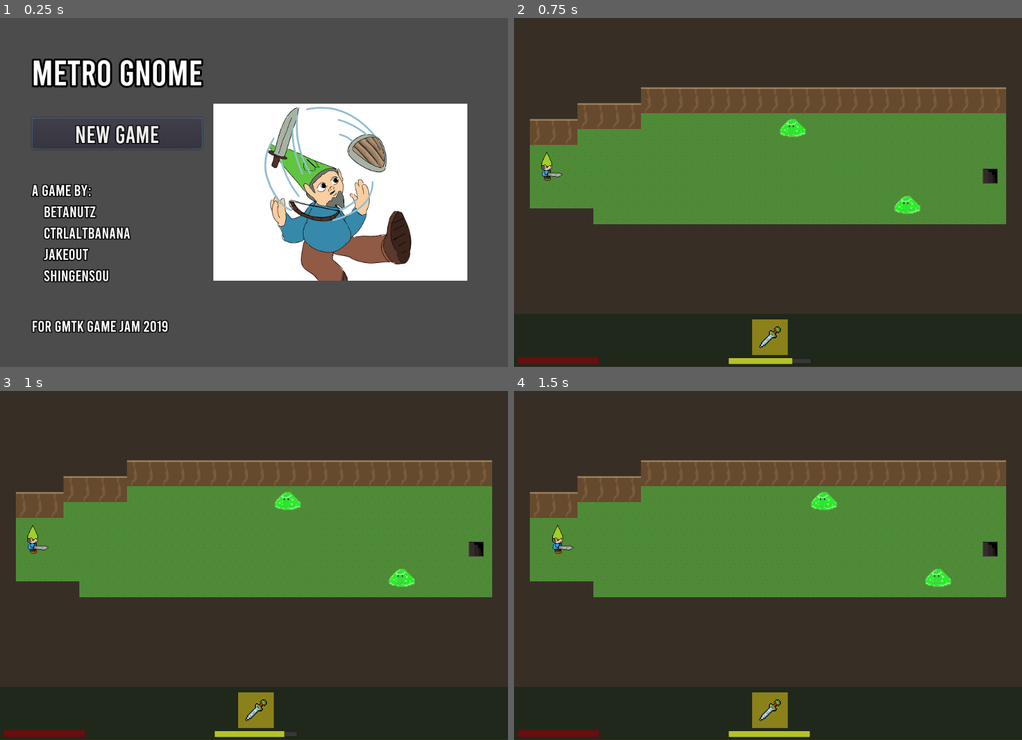
Above: before the commit, frames 1-4 (two rows, left to right).
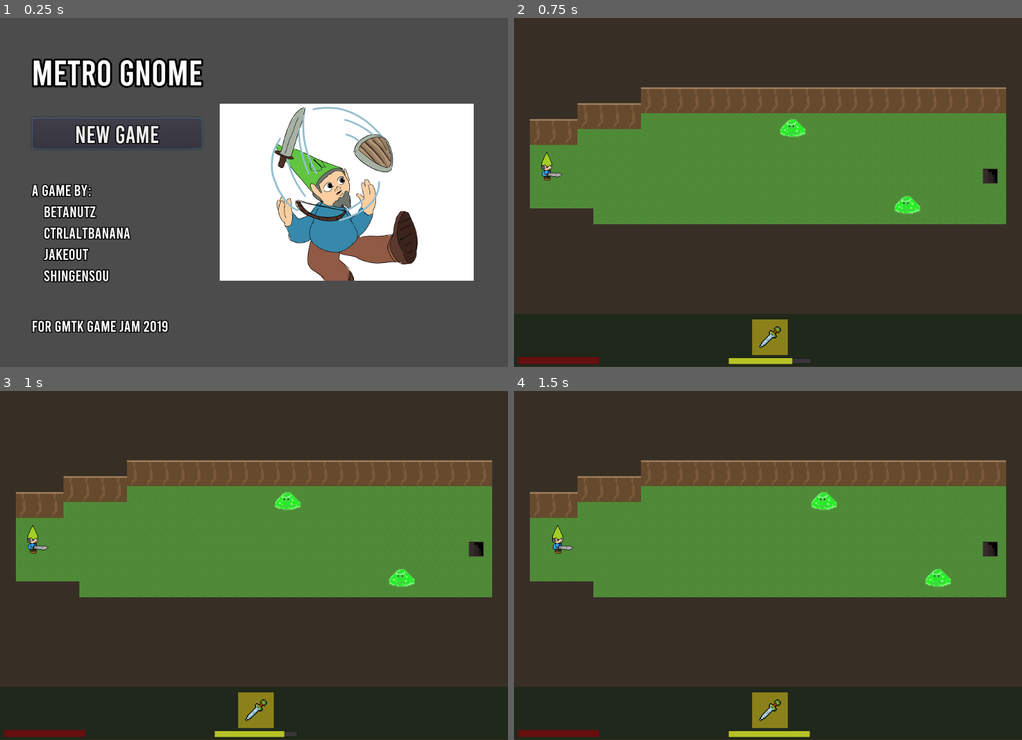
Above: after the commit, the same moments.

Repository: mfurtak/gmtk-game-jam-2019
Game: Godot game, scene res://menus/MainMenu.tscn
Two runs of this game, one before a commit and one after it. Both use one fixed random seed, a clock stepped at 60 frames per second and the inputs below. Sound files missing from this copy of the repository are replaced by a short silence.
Inputs:
- Up to frame 1 (0.25 s): no input
- Up to frame 2 (0.75 s): click "New Game" at 0.5 s
- Up to frame 3 (1 s): no input
- Up to frame 4 (1.5 s): hold Right (ui_right) from 1.28 s (still down)

The runs differ from the first frame. In frame 1, 6.2% of the frame differs, in the area x 42-94%, y 24-76%; in frame 2, nothing differs; in frame 3, nothing differs; in frame 4, nothing differs.

Commit message:
Small changes to main menu

Diff:
--- a/gmtk-godot/menus/MainMenu.tscn
+++ b/gmtk-godot/menus/MainMenu.tscn
@@ -34,6 +34,7 @@
 [node name="LeftRightSplit" type="HBoxContainer" parent="."]
 margin_right = 896.0
 margin_bottom = 576.0
+custom_constants/separation = 30
 
 [node name="LeftSide" type="VBoxContainer" parent="LeftRightSplit"]
 margin_right = 344.0
@@ -111,15 +112,15 @@
 text = "For GMTK Game Jam 2019"
 
 [node name="RightSide" type="CenterContainer" parent="LeftRightSplit"]
-margin_left = 348.0
+margin_left = 374.0
 margin_right = 896.0
 margin_bottom = 576.0
 size_flags_horizontal = 3
 
 [node name="GameLogo" type="TextureRect" parent="LeftRightSplit/RightSide"]
-margin_left = 18.0
+margin_left = 5.0
 margin_top = 109.0
-margin_right = 530.0
+margin_right = 517.0
 margin_bottom = 466.0
 texture = ExtResource( 3 )
 [connection signal="pressed" from="LeftRightSplit/LeftSide/MenuButtons/NewGame" to="." method="_on_NewGame_pressed"]
Not shown, added: gmtk-godot/IMG_0506.jpg.import
